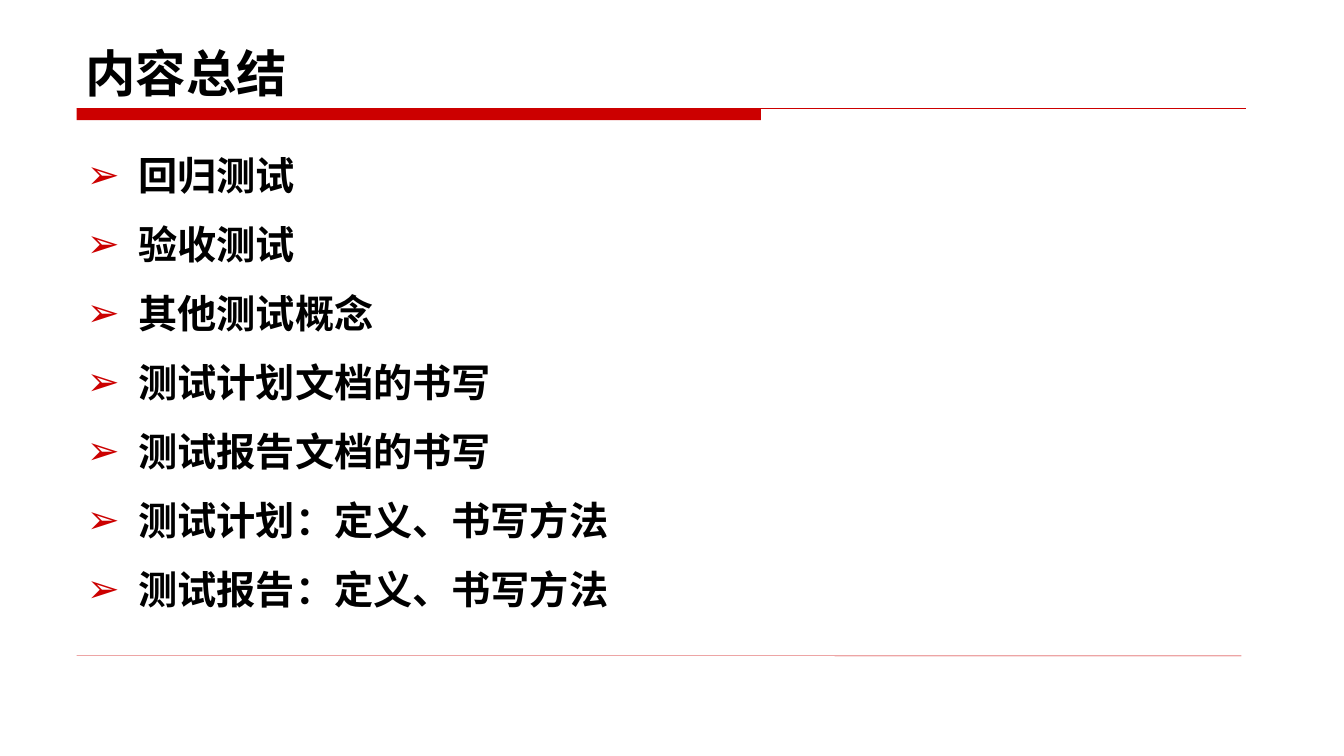
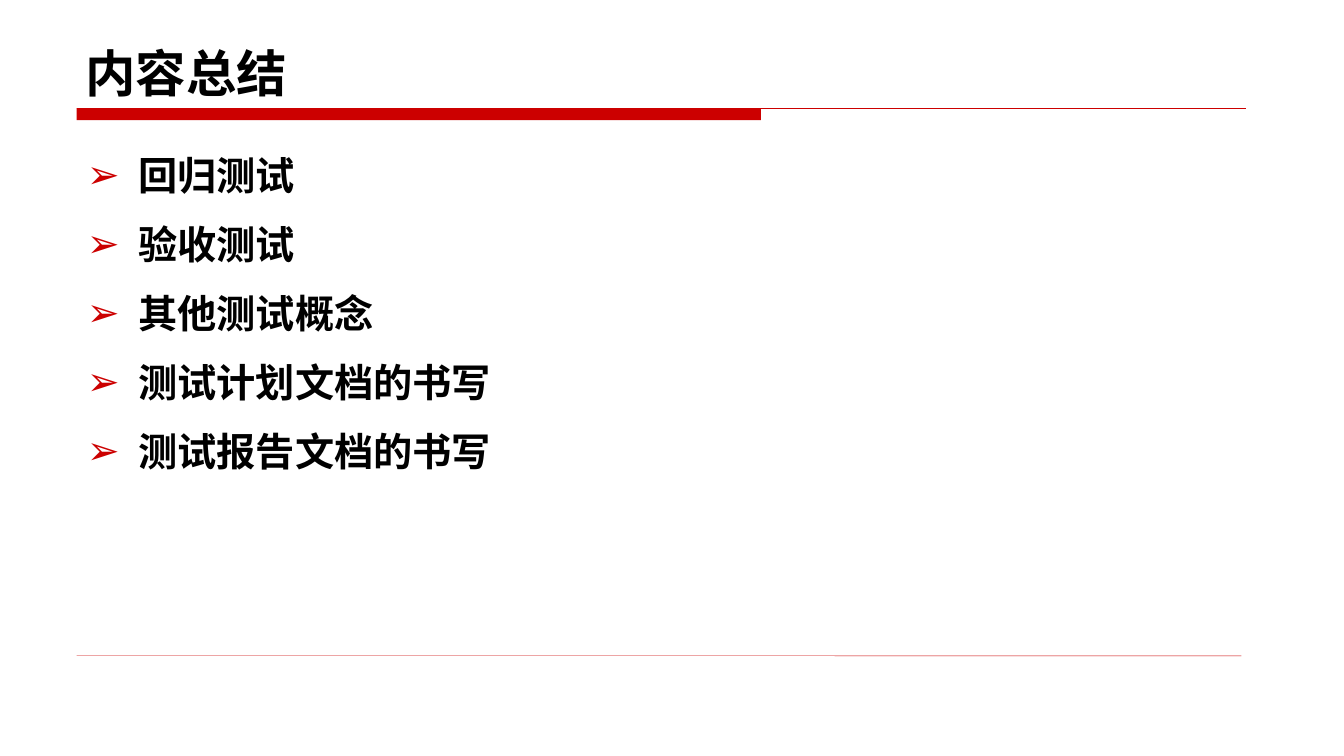
Before and after one commit to edu2act/course-foundation-software-tesing, a slide deck: slide 54 of materials/slides/11.1.pptx (slide 46 before the commit). Drawn at 1344x756 pixels with LibreOffice and Linux fonts; fonts in the diff are those of the drawing. Boxes give left, top, right and bottom in pixels: in the first picture for what was removed or moved away, otherwise in the second. Text is boxed around its words. In the diff, an @@ line names an element or a change of style, - is before the commit and + after.

Commit message:
白盒测试实践

```diff
--- a/materials/slides/11.1.pptx
+++ b/materials/slides/11.1.pptx
@@ text at (139, 501, 609, 608): paragraphs removed @@
-➢ 测试计划：定义、书写方法
-➢ 测试报告：定义、书写方法
```
Also in this commit, not shown: 5 other slides changed, 8 slides added, 2 other files.
